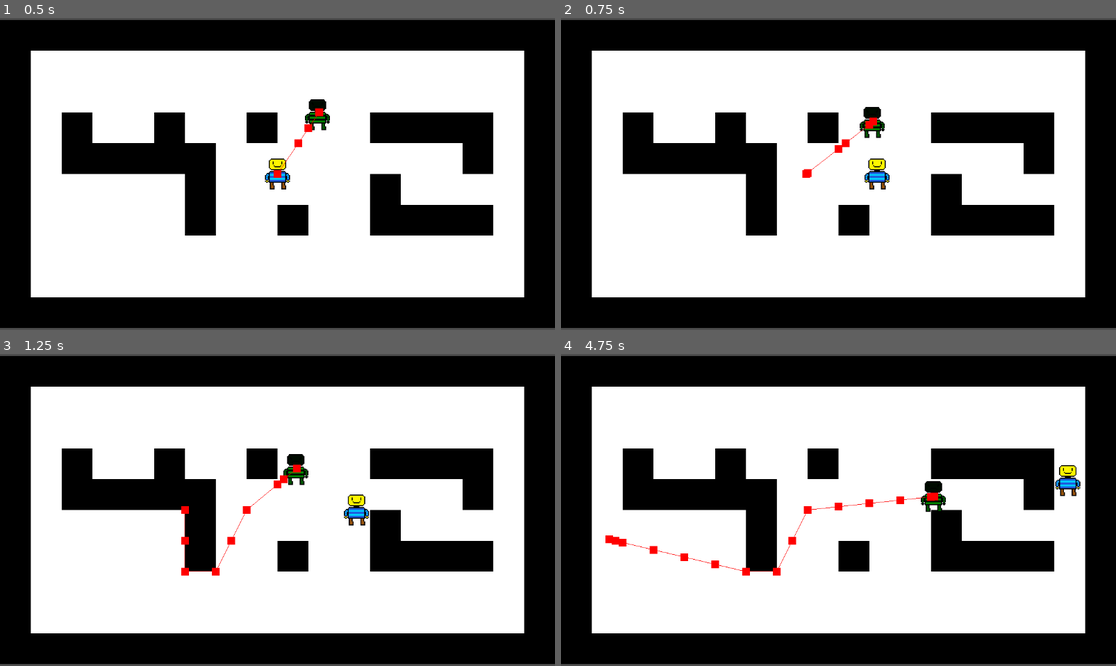
Above: before the commit, frames 1-4 (two rows, left to right).
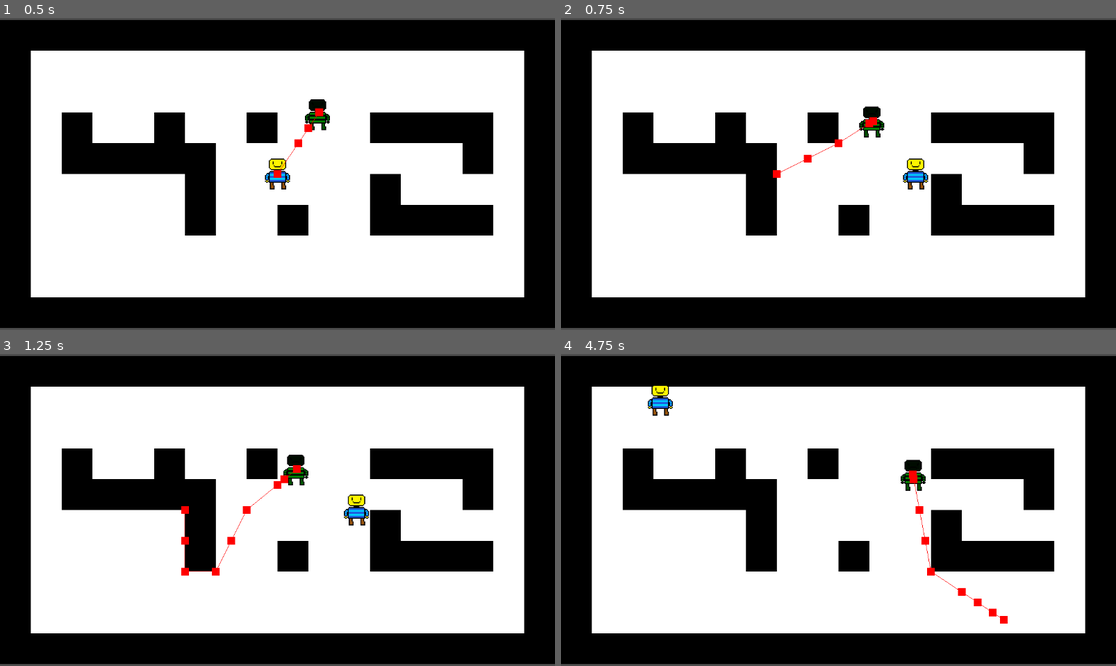
Above: after the commit, the same moments.

Repository: LegoMaster7001/fargo-game-jam-2025
Game: Godot game, scene res://Scenes/Game.tscn
Same seed, same stepped clock (60 frames per second), same inputs: the game is played once before the commit and once after it.
Inputs:
- Up to frame 1 (0.5 s): no input
- Up to frame 2 (0.75 s): hold Right (ui_right) from 0.53 s (still down); hold E from 0.53 s (still down)
- Up to frame 3 (1.25 s): keep holding Right (ui_right); keep holding E
- Up to frame 4 (4.75 s): release Right (ui_right) at 1.28 s; release E at 1.28 s; hold Down (ui_down) 1.28-2.03 s; tap Space (call_groundies) at 1.35 s; tap E at 1.55, 2.85, 3.8, 4.35 s; hold Right (ui_right) 2.03-2.78 s; hold E 2.03-2.78 s; hold Up (ui_up) 2.78-3.53 s; hold Space (call_groundies) 3.53-4.28 s; hold Left (ui_left) from 3.53 s (still down)

Frame 1 is identical in both runs. In frame 2, 1.0% of the frame differs, in the area x 38-67%, y 28-56%; in frame 3, 0.1%; in frame 4, 2.2%, in the area x 8-94%, y 10-87%.

Commit message:
added dashing

Diff:
--- a/Scenes/player.tscn
+++ b/Scenes/player.tscn
@@ -19,3 +19,10 @@
 
 [node name="CollisionShape2D" type="CollisionShape2D" parent="."]
 shape = SubResource("CircleShape2D_gl6un")
+
+[node name="DashCooldownTimer" type="Timer" parent="."]
+
+[node name="DashTimer" type="Timer" parent="."]
+
+[connection signal="timeout" from="DashCooldownTimer" to="." method="_on_dash_cooldown_timer_timeout"]
+[connection signal="timeout" from="DashTimer" to="." method="_on_dash_timer_timeout"]
--- a/Scripts/Player.gd
+++ b/Scripts/Player.gd
@@ -1,15 +1,20 @@
 extends CharacterBody2D
 
 const speed = 100
+const dashSpeed = 2
 
 @export var groundies_area: GroundiesArea
 var dir : Vector2
+var dashReady = true
+var dashing = false
 
 func _ready() -> void:
 	assert(groundies_area !=  null, "Player: assign groundies area")
 
 func _physics_process(delta: float):
 	velocity = dir * speed
+	checkDashing()
+
 	move_and_slide()
 
 func _unhandled_input(event: InputEvent):
@@ -23,3 +28,21 @@
 
 	if event.is_action_pressed("debug_flip_role"):
 		groundies_area.enemy.flip_role()
+
+func checkDashing():
+	if Input.is_key_pressed(KEY_E) && dashReady:
+		dashReady = false
+		dashing = true
+		$DashTimer.start()
+	if dashing:
+		velocity = dir * speed * dashSpeed
+
+
+
+func _on_dash_cooldown_timer_timeout() -> void:
+	dashReady = true
+
+
+func _on_dash_timer_timeout():
+	dashing = false
+	$DashCooldownTimer.start()
Not shown: 1 places in Scenes/player.tscn that only renumber resources
